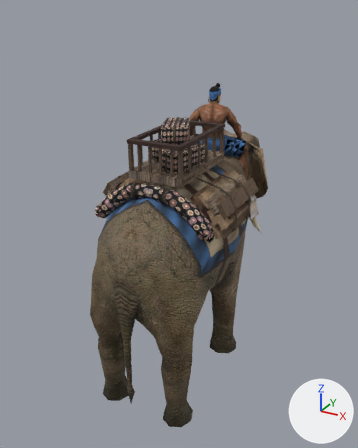
A saved change to the glTF model assets/models/units/worker_elephant.glb.
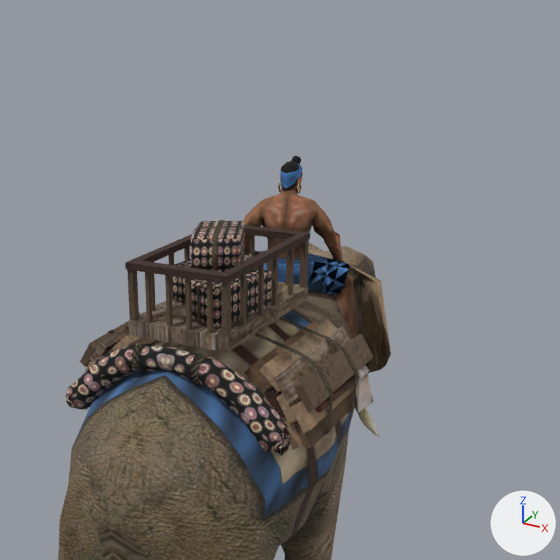
Each version appears first whole from a camera (50 mm lens) standing at (2.28, -4.66, 3.91) and looking at (-0.17, -0.2, 1.68), and next in a close-up on the part from 17% to 100% of the width and 0% to 67% of the height. Arrows for +X, +Y and +Z are at lower right; the lights stay in place. The older version's two pictures come first. Where no turn or scale is listed for an object, it has been applied to the vertices. Vertices at exactly the same position are counted once.

Objects in the first close-up: 'worker_elephant_part0', 'worker_elephant_part1', 'worker_elephant_part2', 'worker_elephant_part3' and 1 more.
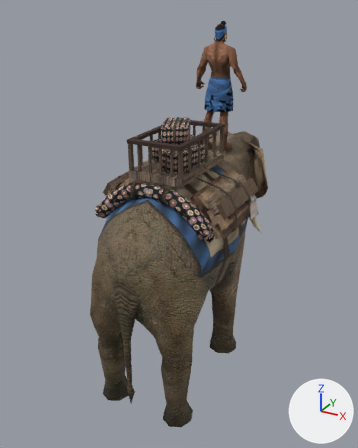
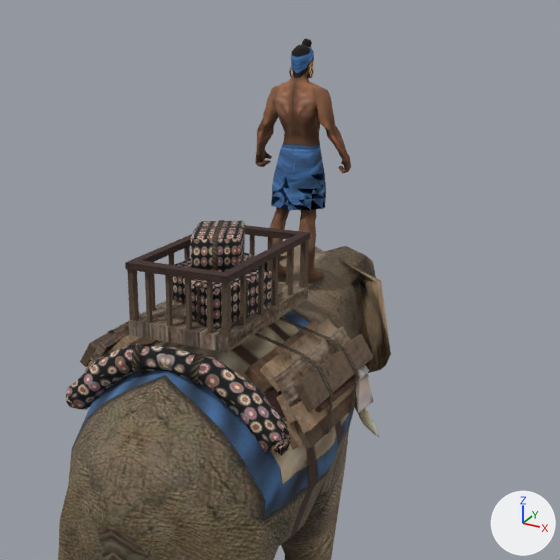
What differs and where, as boxes (x1, y1, x2, y2) in the close-ups (560 x 560 px):
'worker_elephant_part2', reshaped: before (243, 188, 356, 339); after (255, 74, 351, 283)
'worker_elephant_part3', reshaped (14% taller): before (280, 156, 303, 192); after (291, 38, 314, 79)

Patch to the scene script:
```diff
--- a/assets/models/units/worker_elephant.glb.py
+++ b/assets/models/units/worker_elephant.glb.py
@@ me_worker_elephant_part2 @@
 # used by ob_worker_elephant_part2; location = (-0.011, -0.575, 0.008)
-me_worker_elephant_part2.from_pydata(...)  # 470 vertices, 908 faces; spans x -0.418..0.418, y 0.658..1.131, z 1.987..2.988
+me_worker_elephant_part2.from_pydata(...)  # 470 vertices, 908 faces; spans x -0.297..0.297, y 0.854..1.109, z 2.416..3.604
+# me_worker_elephant_part2 part 1: 470 of 470 vertices moved; they spanned x -0.418..0.418, y 0.658..1.131, z 1.987..2.988 and now span x -0.297..0.297, y 0.854..1.109, z 2.416..3.604; mean shift (-0.006, 0.063, 0.508)
 me_worker_elephant_part2.materials.append(mat_mat2)
@@ me_worker_elephant_part3 @@
 # used by ob_worker_elephant_part3; location = (-0.011, -0.575, 0.008)
-me_worker_elephant_part3.from_pydata(...)  # 104 vertices, 188 faces; spans x -0.068..0.049, y 0.826..0.995, z 2.92..3.139
+me_worker_elephant_part3.from_pydata(...)  # 104 vertices, 188 faces; spans x -0.058..0.058, y 0.911..1.076, z 3.543..3.761
+# me_worker_elephant_part3 part 2: the whole mesh is multiplied about its middle by the matrix ((1.0, -0.03, 0.002), (0.03, 0.996, -0.087), (0.001, 0.087, 0.996)), then moved by (0.009, 0.083, 0.618)
 me_worker_elephant_part3.materials.append(mat_mat3)
```
